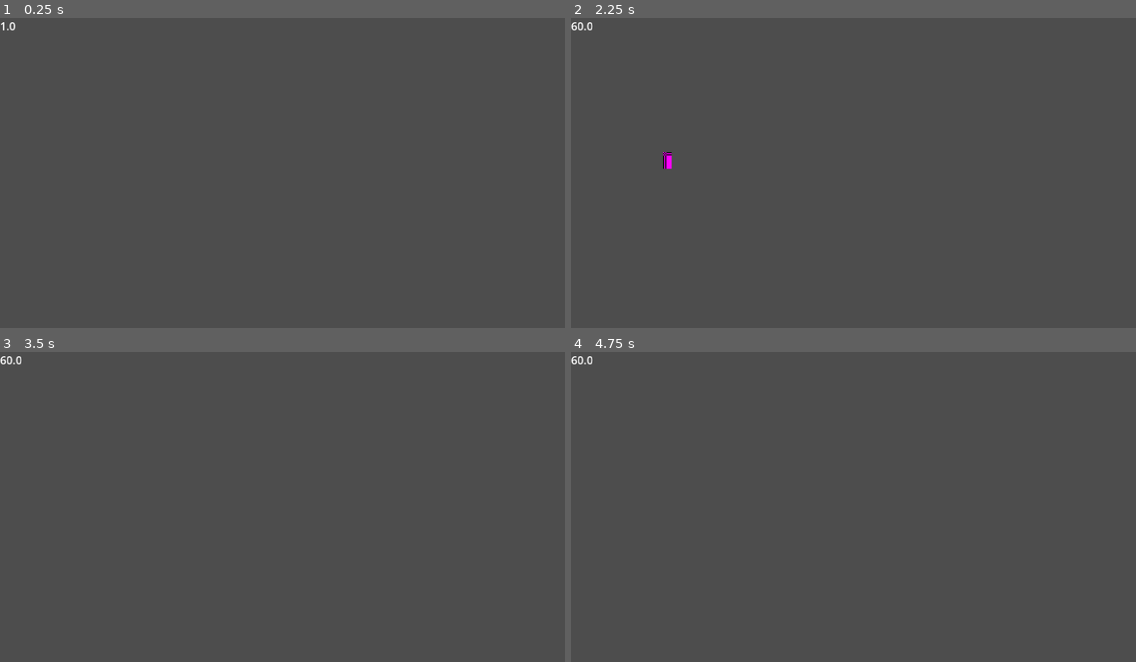
Above: before the commit, frames 1-4 (two rows, left to right).
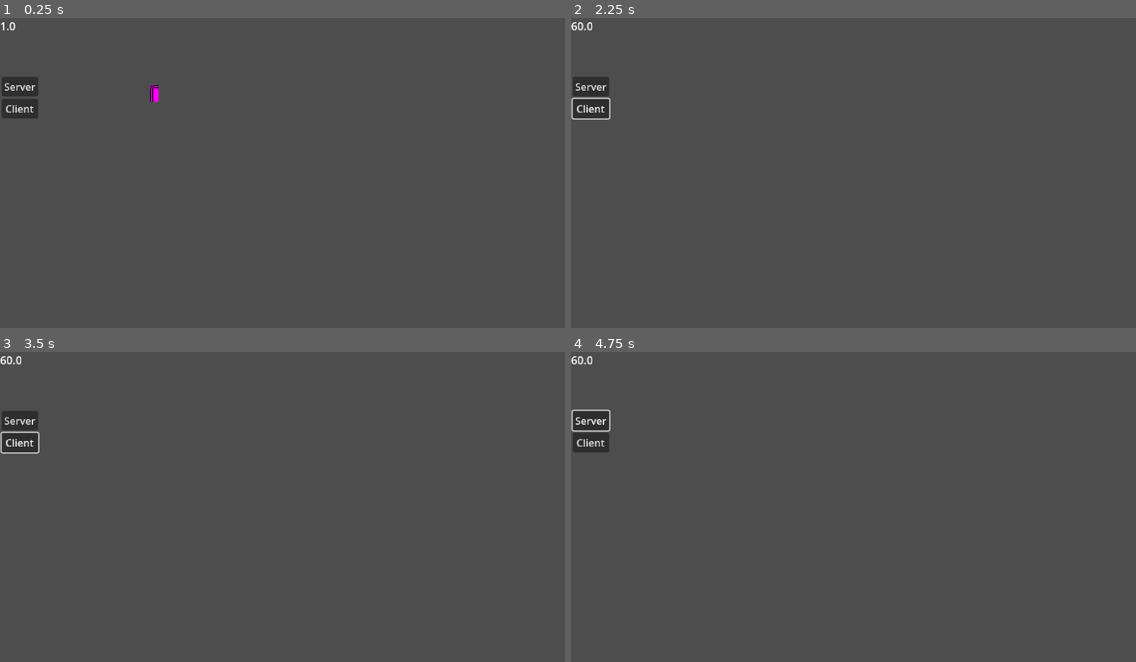
Above: after the commit, the same moments.

Repository: lennertJ9/new_project
Game: Godot game, scene res://world/world.tscn
Two runs of this game, one before a commit and one after it. Both use one fixed random seed, a clock stepped at 60 frames per second and the inputs below.
Inputs (mouse positions are in pixels of both pictures, inside the frame that each line leads up to):
- Up to frame 1 (0.25 s): no input
- Up to frame 2 (2.25 s): click (593, 86) at 0.5 s, where only the run after the commit has a clickable "Server"; click (593, 107) at 1.25 s, where only the run after the commit has a clickable "Client"; tap Enter at 2 s; move the mouse to (977, 157) at 2.02 s; hold Right (ui_right) from 2.03 s (still down); hold Keypad 0 (create_server) from 2.03 s (still down); click (977, 157) at 2.17 s
- Up to frame 3 (3.5 s): tap Keypad 1 (join_server) at 2.3, 2.85 s; tap Space at 2.75 s; move the mouse to (169, 522) at 2.77 s; release Right (ui_right) at 2.78 s; release Keypad 0 (create_server) at 2.78 s; hold Down (ui_down) from 2.78 s (still down); tap Keypad 0 (create_server) at 3.05 s
- Up to frame 4 (4.75 s): tap Enter at 3.5 s; move the mouse to (910, 438) at 3.52 s; release Down (ui_down) at 3.53 s; hold Right (ui_right) 3.53-4.28 s; hold Keypad 0 (create_server) 3.53-4.28 s; tap Keypad 1 (join_server) at 3.8, 4.35 s; tap Space at 4.25 s; move the mouse to (825, 569) at 4.27 s; hold Up (ui_up) from 4.28 s (still down); click (825, 569) at 4.42 s; tap Keypad 0 (create_server) at 4.55 s

The runs differ from the first frame. In frame 1, 0.8% of the frame differs, in the area x 0-29%, y 19-33%; in frame 2, 0.9%, in the area x 0-18%, y 19-49%; in frame 3, 0.8%; in frame 4, 0.8%.

Commit message:
andere multiplayer implementatie
werkt nog niet

Diff:
--- a/game/network/network_manager.gd
+++ b/game/network/network_manager.gd
@@ -1,37 +1,19 @@
 extends Node
 
-var player_scene: PackedScene
-signal server_created
-signal client_created
+const IP_ADDRESS: String = "localhost"
+const PORT: int = 25001
 
-const SERVER_PORT: int = 25001
-var is_hosting_game = false
+var peer: ENetMultiplayerPeer
 
 
-func create_server():
-	var is_hosting_game = true
-	var enet_network_peer: ENetMultiplayerPeer = ENetMultiplayerPeer.new()
-	enet_network_peer.create_server(SERVER_PORT)
-	get_tree().get_multiplayer().multiplayer_peer = enet_network_peer
-	server_created.emit()
-	print("server created")
+func start_server():
+	peer = ENetMultiplayerPeer.new()
+	peer.create_server(PORT)
+	multiplayer.multiplayer_peer = peer
 
 
-func create_client(host_ip: String = "localhost", host_port: int = SERVER_PORT):
-	var is_hosting_game = false
-	_setup_client_connection_signals()
-	var enet_network_peer: ENetMultiplayerPeer = ENetMultiplayerPeer.new()
-	enet_network_peer.create_client(host_ip, host_port)
-	get_tree().get_multiplayer().multiplayer_peer = enet_network_peer
-	client_created.emit()
-	print("client peer created")
 
-
-func _setup_client_connection_signals():
-	if not get_tree().get_multiplayer().server_disconnected.is_connected(on_server_disconnected):
-		get_tree().get_multiplayer().server_disconnected.connect(on_server_disconnected)
-
-
-func on_server_disconnected():
-	print("server disconnected")
-	get_tree().get_multiplayer().multiplayer_peer = null
+func start_client():
+	peer = ENetMultiplayerPeer.new()
+	peer.create_client(IP_ADDRESS, PORT)
+	multiplayer.multiplayer_peer = peer
--- a/game/project.godot
+++ b/game/project.godot
@@ -36,7 +36,9 @@
 folder_colors={
 "res://manager/chunk_manager/test_bitmask_system/": "pink",
 "res://multiplayer/": "orange",
-"res://network/": "orange"
+"res://network/": "orange",
+"res://test_player/": "gray",
+"res://user_interface/": "green"
 }
 
 [global_group]
--- a/game/test_player/testplayer.gd
+++ b/game/test_player/testplayer.gd
@@ -1,6 +1,12 @@
 extends CharacterBody2D
 
 var speed = 100
+
+
+func _enter_tree() -> void:
+	set_multiplayer_authority(name.to_int())
+
+
 
 func get_input() -> void:
 	var input = Input.get_vector("ui_left","ui_right","ui_up","ui_down")
@@ -8,5 +14,7 @@
 
 
 func _physics_process(delta: float) -> void:
+	if not is_multiplayer_authority(): return
+
 	get_input()
 	move_and_slide()
--- a/game/test_player/testplayer.tscn
+++ b/game/test_player/testplayer.tscn
@@ -7,6 +7,11 @@
 
 [sub_resource type="RectangleShape2D" id="RectangleShape2D_hhr0h"]
 size = Vector2(8, 16)
+
+[sub_resource type="SceneReplicationConfig" id="SceneReplicationConfig_hhr0h"]
+properties/0/path = NodePath(".:position")
+properties/0/spawn = true
+properties/0/replication_mode = 1
 
 [node name="Testplayer" type="CharacterBody2D" groups=["player"]]
 script = ExtResource("1_hhr0h")
@@ -17,3 +22,6 @@
 
 [node name="CollisionShape2D" type="CollisionShape2D" parent="."]
 shape = SubResource("RectangleShape2D_hhr0h")
+
+[node name="MultiplayerSynchronizer" type="MultiplayerSynchronizer" parent="."]
+replication_config = SubResource("SceneReplicationConfig_hhr0h")
--- /dev/null
+++ b/game/user_interface/user_interface.gd
@@ -0,0 +1,12 @@
+extends Control
+
+
+
+
+
+func _on_server_pressed() -> void:
+	NetworkManager.start_server()
+
+
+func _on_client_pressed() -> void:
+	NetworkManager.start_client()
--- /dev/null
+++ b/game/user_interface/user_interface.tscn
@@ -0,0 +1,32 @@
+[gd_scene load_steps=2 format=3 uid="uid://crtnxq6v1i31t"]
+
+[ext_resource type="Script" uid="uid://cti3h5pfvva1l" path="res://user_interface/user_interface.gd" id="1_ratyj"]
+
+[node name="UserInterface" type="Control"]
+z_index = 11
+layout_mode = 3
+anchors_preset = 4
+anchor_top = 0.5
+anchor_bottom = 0.5
+offset_top = -324.0
+offset_bottom = -324.0
+grow_vertical = 2
+script = ExtResource("1_ratyj")
+
+[node name="VBoxContainer" type="VBoxContainer" parent="."]
+layout_mode = 0
+offset_right = 58.0
+offset_bottom = 66.0
+scale = Vector2(1.825, 1.825)
+metadata/_edit_use_anchors_ = true
+
+[node name="Server" type="Button" parent="VBoxContainer"]
+layout_mode = 2
+text = "Server"
+
+[node name="Client" type="Button" parent="VBoxContainer"]
+layout_mode = 2
+text = "Client"
+
+[connection signal="pressed" from="VBoxContainer/Server" to="." method="_on_server_pressed"]
+[connection signal="pressed" from="VBoxContainer/Client" to="." method="_on_client_pressed"]
--- /dev/null
+++ b/game/world/multiplayer_spawner.gd
@@ -0,0 +1,19 @@
+extends MultiplayerSpawner
+
+@export var player: PackedScene
+
+
+
+func _ready() -> void:
+	multiplayer.peer_connected.connect(_on_peer_connected)
+
+
+
+func _on_peer_connected(id: int):
+	if not multiplayer.is_server():
+		return
+
+	var player: Node = player.instantiate()
+	player.name = str(id)
+
+	get_node(spawn_path).call_deferred("add_child", player)
--- a/game/world/world.gd
+++ b/game/world/world.gd
@@ -20,35 +20,5 @@
 
 
 
-func _ready() -> void:
-	NetworkManager.server_created.connect(create_spawn_manager)
-
-
 func _process(delta: float) -> void:
 	label.text = str(Engine.get_frames_per_second())
-
-
-func _input(event: InputEvent) -> void:
-	if event.is_action_pressed("join_server"):
-		NetworkManager.create_client()
-
-	if event.is_action_pressed("create_server"):
-		NetworkManager.create_server()
-
-	if event.is_action_pressed("debug"):
-		_send_test_message.rpc("hello there")
-
-
-@rpc("any_peer", "call_remote")
-func _send_test_message(message: String):
-	print("message [%s] received on peer [%s], from peer [%s]." %
-	[message,
-	get_tree().get_multiplayer().get_unique_id(),
-	get_tree().get_multiplayer().get_remote_sender_id()])
-
-
-func create_spawn_manager():
-	var spawn_manager_scene = load("res://multiplayer/spawn_manager.tscn")
-	var spawn_manager = spawn_manager_scene.instantiate()
-	spawn_manager.player_scene = player_scene
-	add_child(spawn_manager)
--- a/game/world/world.tscn
+++ b/game/world/world.tscn
@@ -1,8 +1,10 @@
-[gd_scene load_steps=7 format=3 uid="uid://bt2absuqhkyvq"]
+[gd_scene load_steps=8 format=3 uid="uid://bt2absuqhkyvq"]
 
 [ext_resource type="Script" uid="uid://dxmnae5yjmh1w" path="res://world/world.gd" id="1_tcf2h"]
 [ext_resource type="PackedScene" uid="uid://c6nnj1f78ujk2" path="res://test_player/testplayer.tscn" id="2_4717r"]
 [ext_resource type="PackedScene" uid="uid://bedn26a16pqss" path="res://camera/camera.tscn" id="2_h5o24"]
+[ext_resource type="Script" uid="uid://ctt55sbed1mwc" path="res://world/multiplayer_spawner.gd" id="3_mmdvd"]
+[ext_resource type="PackedScene" uid="uid://crtnxq6v1i31t" path="res://user_interface/user_interface.tscn" id="4_h5o24"]
 
 [sub_resource type="FastNoiseLite" id="FastNoiseLite_tcf2h"]
 noise_type = 0
@@ -15,11 +17,6 @@
 height = 1
 noise = SubResource("FastNoiseLite_tcf2h")
 
-[sub_resource type="GDScript" id="GDScript_tcf2h"]
-script/source = "
-extends Node
-"
-
 [node name="World" type="Node2D" node_paths=PackedStringArray("camera") groups=["world"]]
 script = ExtResource("1_tcf2h")
 noise_tex = SubResource("NoiseTexture2D_4717r")
@@ -28,10 +25,12 @@
 
 [node name="MultiplayerSpawner" type="MultiplayerSpawner" parent="."]
 _spawnable_scenes = PackedStringArray("uid://c6nnj1f78ujk2")
-spawn_path = NodePath("../PlayerManager")
+spawn_path = NodePath("..")
+script = ExtResource("3_mmdvd")
+player = ExtResource("2_4717r")
 
 [node name="Camera2D" parent="." instance=ExtResource("2_h5o24")]
-position = Vector2(0, 12)
+position = Vector2(124, 77)
 
 [node name="CanvasLayer" type="CanvasLayer" parent="."]
 
@@ -41,6 +40,10 @@
 scale = Vector2(2, 2)
 text = "sdsd"
 
-[node name="PlayerManager" type="Node2D" parent="."]
-unique_name_in_owner = true
-script = SubResource("GDScript_tcf2h")
+[node name="UserInterface" parent="CanvasLayer" instance=ExtResource("4_h5o24")]
+offset_left = 5.0
+offset_top = -279.0
+offset_right = 5.0
+offset_bottom = -279.0
+
+[node name="Testplayer" parent="." instance=ExtResource("2_4717r")]
Not shown: 1 places in game/test_player/testplayer.tscn that only renumber resources
Not shown, added: game/user_interface/user_interface.gd.uid
Not shown, added: game/world/multiplayer_spawner.gd.uid
